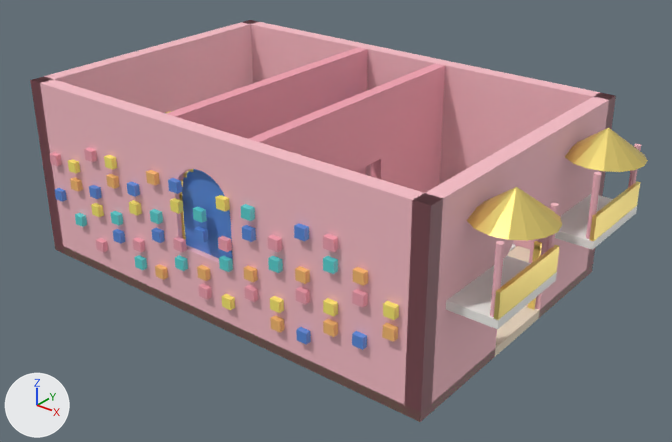
Before and after pictures for a commit that changed the glTF model docs/models/mahal/rooms/room_ranivas.glb.
Both versions are drawn from a camera (50 mm lens) standing at (17.66, -21.1, 14.78) and looking at (1.17, -0.48, 2.0). Arrows for +X, +Y and +Z are at lower left; the lights stay in place. The picture after the commit comes second. Vertices at exactly the same position are counted once.

Objects in the first picture: 'Room_Ranivas'.
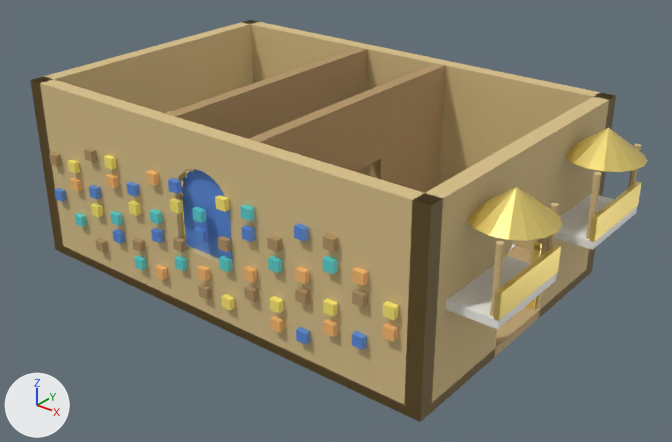
Edits to the bpy script that builds the scene:
```text
Add mat_mahal_sandstonefloor:
    mat_mahal_sandstonefloor = principled_material('Mahal_SandstoneFloor')
    mat_mahal_sandstonefloor.base_color = (0.584, 0.413, 0.202)  # brown #c9ac7c
    mat_mahal_sandstonefloor.roughness = 0.7
Add mat_mahal_wall_sandstone:
    mat_mahal_wall_sandstone = principled_material('Mahal_Wall_Sandstone')
    mat_mahal_wall_sandstone.base_color = (0.694, 0.527, 0.25)  # beige #d9c089
    mat_mahal_wall_sandstone.roughness = 0.75
Add mat_mahal_wall_tan:
    mat_mahal_wall_tan = principled_material('Mahal_Wall_Tan')
    mat_mahal_wall_tan.base_color = (0.451, 0.296, 0.133)  # brown #b39466
    mat_mahal_wall_tan.roughness = 0.78
Change me_room_ranivasmesh:
    where me_room_ranivasmesh.from_pydata(...)  # 2178 vertices, 3420 faces; spans x -7.5..9.5, y -5.2..5.2, z -0.2..5.8
    used by ob_room_ranivas; location = (0.0, 0.0, 0.15)
    me_room_ranivasmesh part 1: all 336 faces that had it switch from mat_mahal_sandstone (beige #f1e1c8) to mat_mahal_sandstonefloor (brown #c9ac7c)
    me_room_ranivasmesh part 2: all 448 faces that had it switch from mat_mahal_pink (pink #fabfc8) to mat_mahal_wall_sandstone (beige #d9c089)
    me_room_ranivasmesh part 3: all 360 faces that had it switch from mat_mahal_rose (pink #f3a2b1) to mat_mahal_wall_tan (brown #b39466)
```

Where the change shows, as pixel boxes (x1, y1, x2, y2) in the pictures (672 x 442 px):
part 1 of me_room_ranivasmesh, recoloured: (56, 246, 592, 421) in both
part 2 of me_room_ranivasmesh, recoloured (pink to beige): (30, 20, 641, 422) in both
part 3 of me_room_ranivasmesh, recoloured (darker): (49, 47, 445, 307) in both
